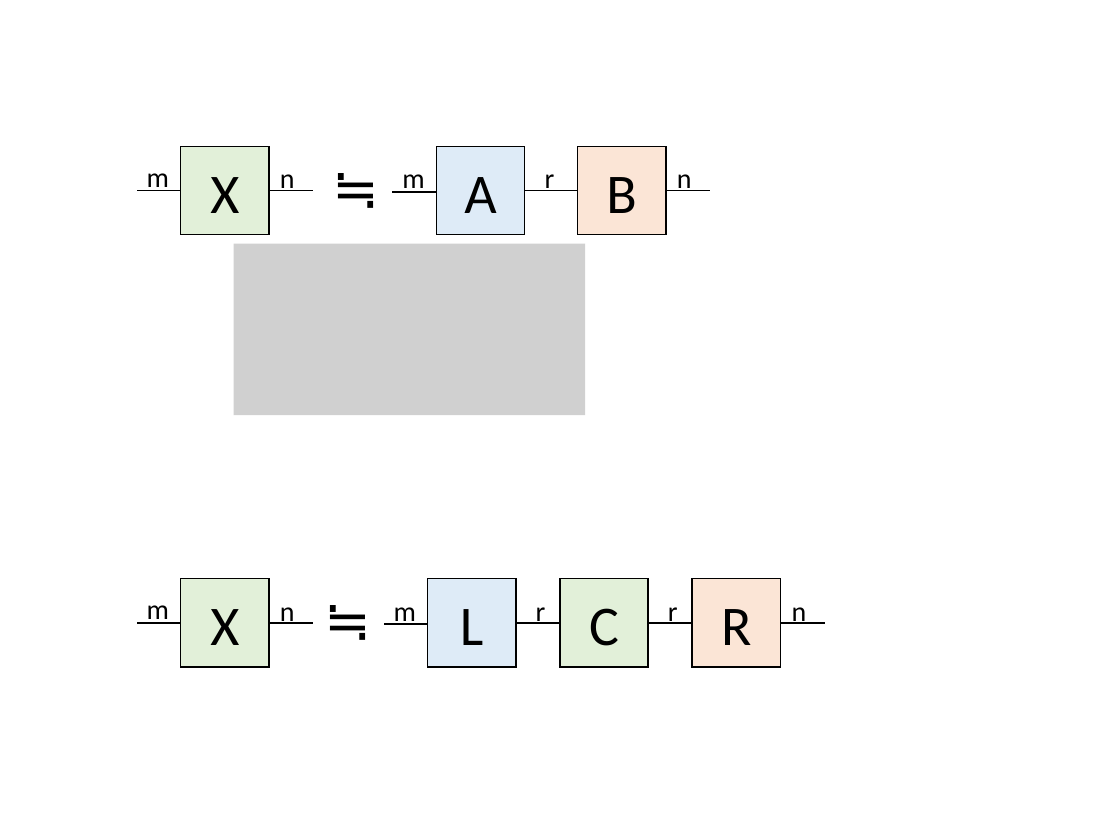
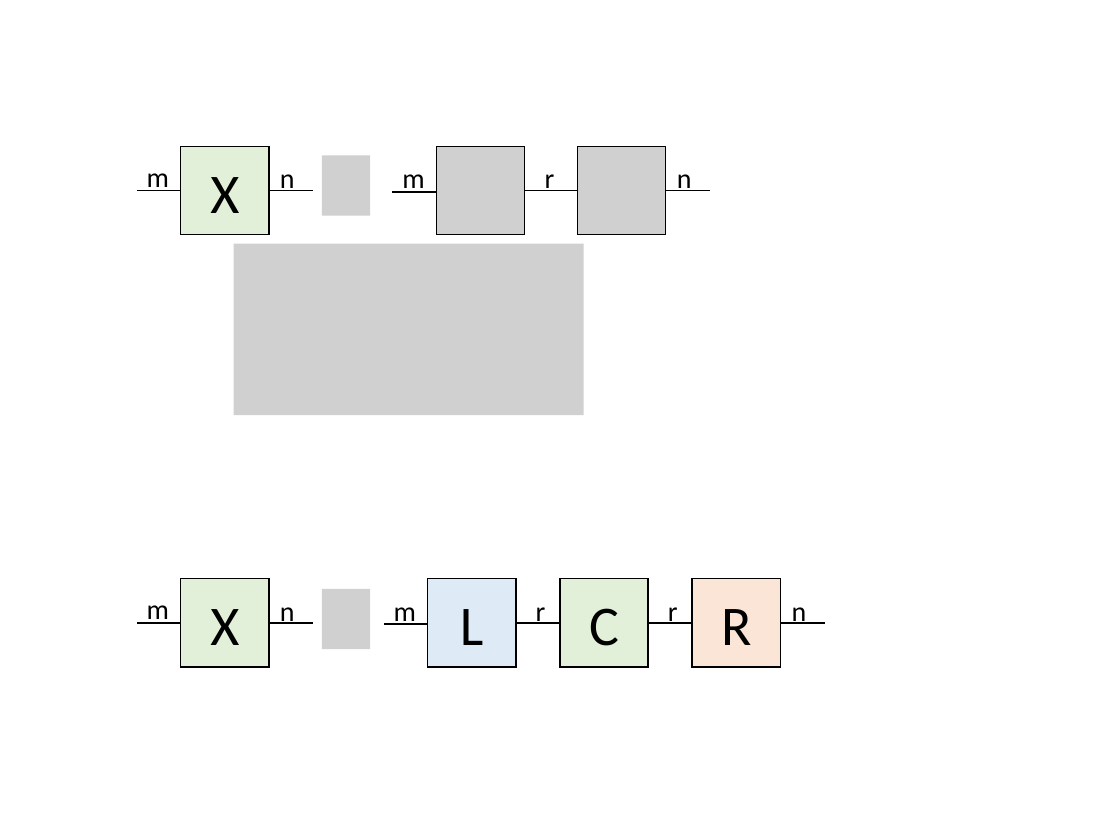
Before and after one commit to kaityo256/qiita, a slide deck: slide 9 of daimyo_tucker/fig.pptx (slide 8 before the commit). Drawn at 1120x840 pixels with LibreOffice and Linux fonts; fonts in the diff are those of the drawing; grey boxes stand for pictures. Boxes give left, top, right and bottom in pixels: in the first picture for what was removed or moved away, otherwise in the second. Text is boxed around its words. In the diff, an @@ line names an element or a change of style, - is before the commit and + after.

```diff
--- a/daimyo_tucker/fig.pptx
+++ b/daimyo_tucker/fig.pptx
@@ text removed at (321,147,386,226) @@
-≒
@@ rectangle removed at (437,147,525,235) @@
-A
@@ picture added at (437,147,525,235) @@
@@ rectangle removed at (578,147,666,235) @@
-B
@@ picture added at (578,147,666,235) @@
@@ picture added at (321,156,370,216) @@
@@ text removed at (314,579,379,659) @@
-≒
@@ picture added at (321,589,370,650) @@
```
Also in this commit, not shown: 3 other slides changed, 6 slides added, 13 other files.
